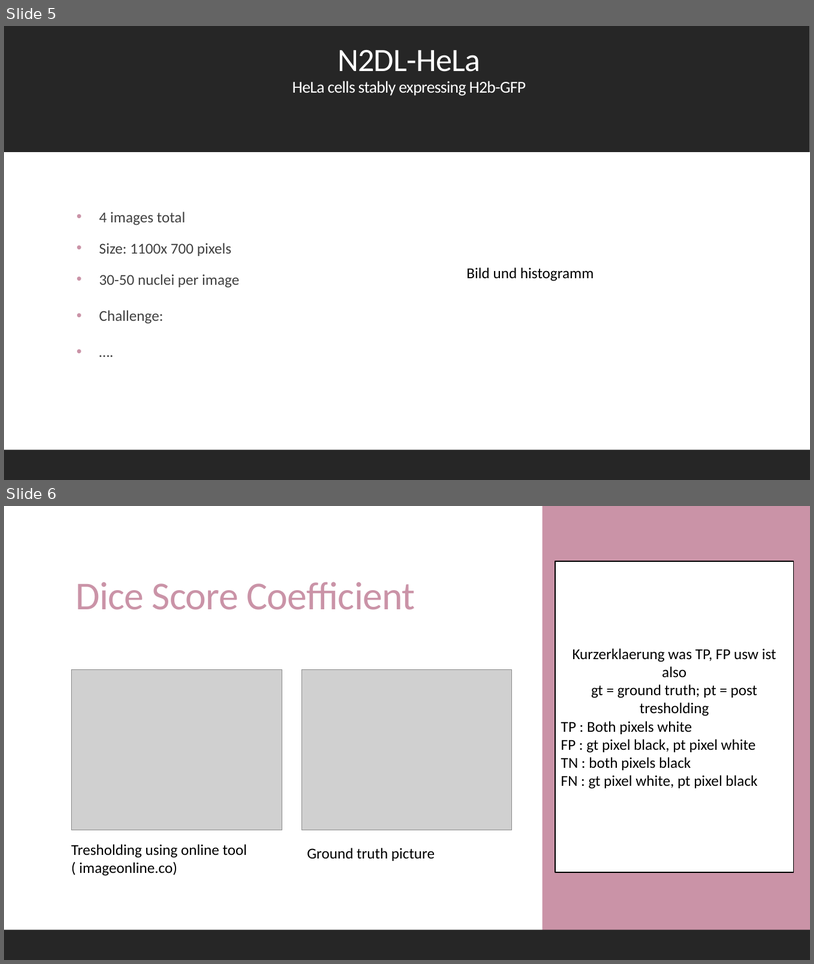
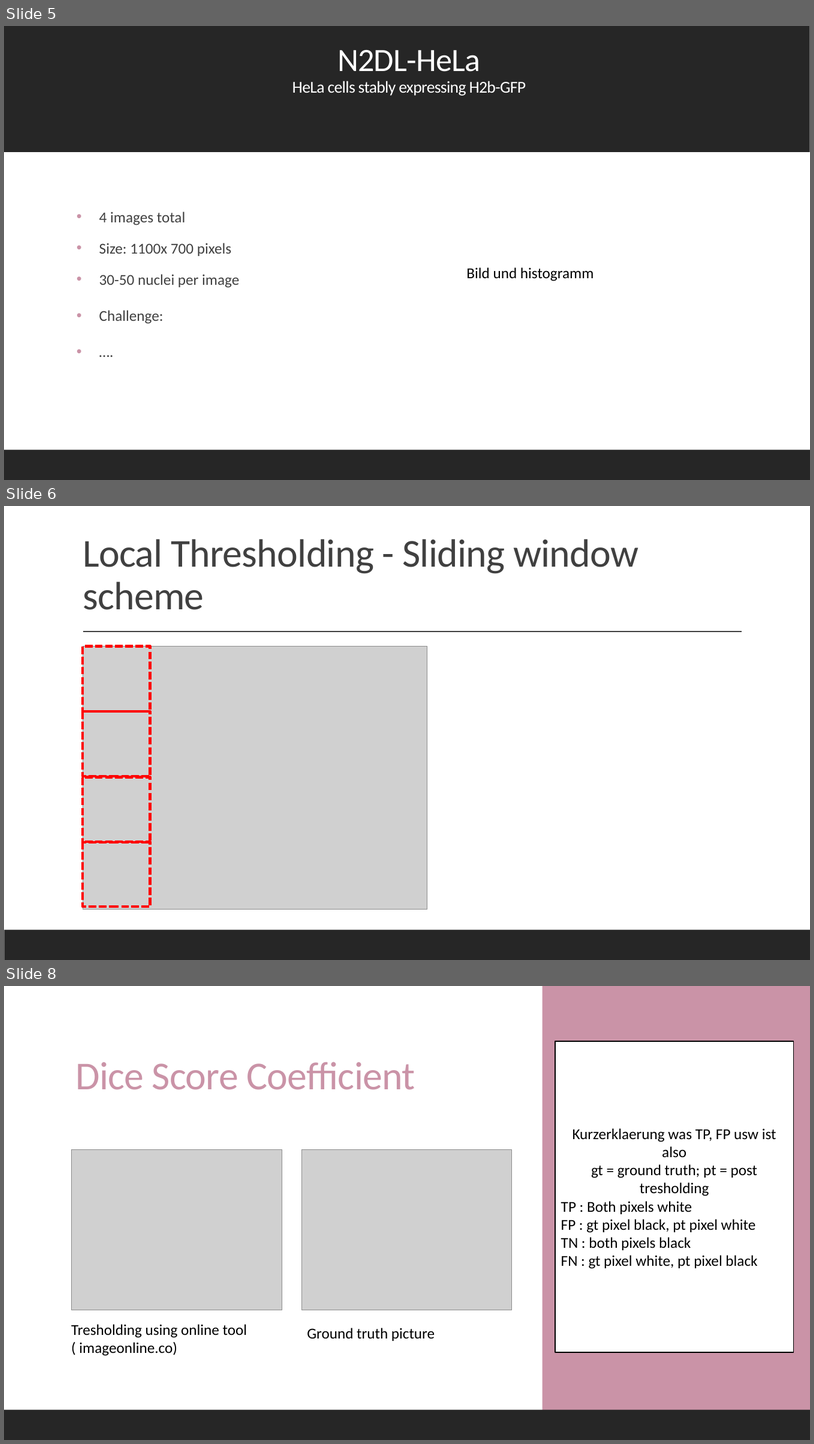
Before and after one commit to datascience-mobi-2022/2022-topic-01-team-04, a slide deck: presentation/layout.pptx. Shown one above the other, each under a label of ours: slides 5 and 6 before the commit, slides 5, 6 and 8 after it; the slides between them are not shown. The pictures are 814x964 and 814x1444 pixels, drawn with LibreOffice and Linux fonts; fonts in the diff are those of the drawing; grey boxes stand for pictures. Boxes give left, top, right and bottom in pixels: in the first picture for what was removed or moved away, otherwise in the second. Text is boxed around its words. In the diff, an @@ line names an element or a change of style, - is before the commit and + after.

```diff
--- a/presentation/layout.pptx
+++ b/presentation/layout.pptx
@@ slide 6 added at [4, 506, 810, 960], background #FFFFFF @@
@@ title added at [83, 539, 639, 610], 47 pt, text #404040 @@
+Local Thresholding - Sliding window scheme
@@ picture added at [83, 646, 428, 909] @@
@@ rectangle added at [83, 646, 150, 712], outline #FF0000 3 pt dashed @@
@@ line added from (83, 632) to (743, 632), #404040 1 pt @@
@@ rectangle added at [83, 711, 150, 777], outline #FF0000 3 pt dashed @@
@@ rectangle added at [83, 777, 150, 843], outline #FF0000 3 pt dashed @@
@@ rectangle added at [83, 841, 150, 906], outline #FF0000 3 pt dashed @@
@@ rectangle added at [4, 930, 810, 960], fill #262626 @@
@@ what was slide 6 is now slide 8 @@
```
Also in this commit, not shown: 1 other slide added.
